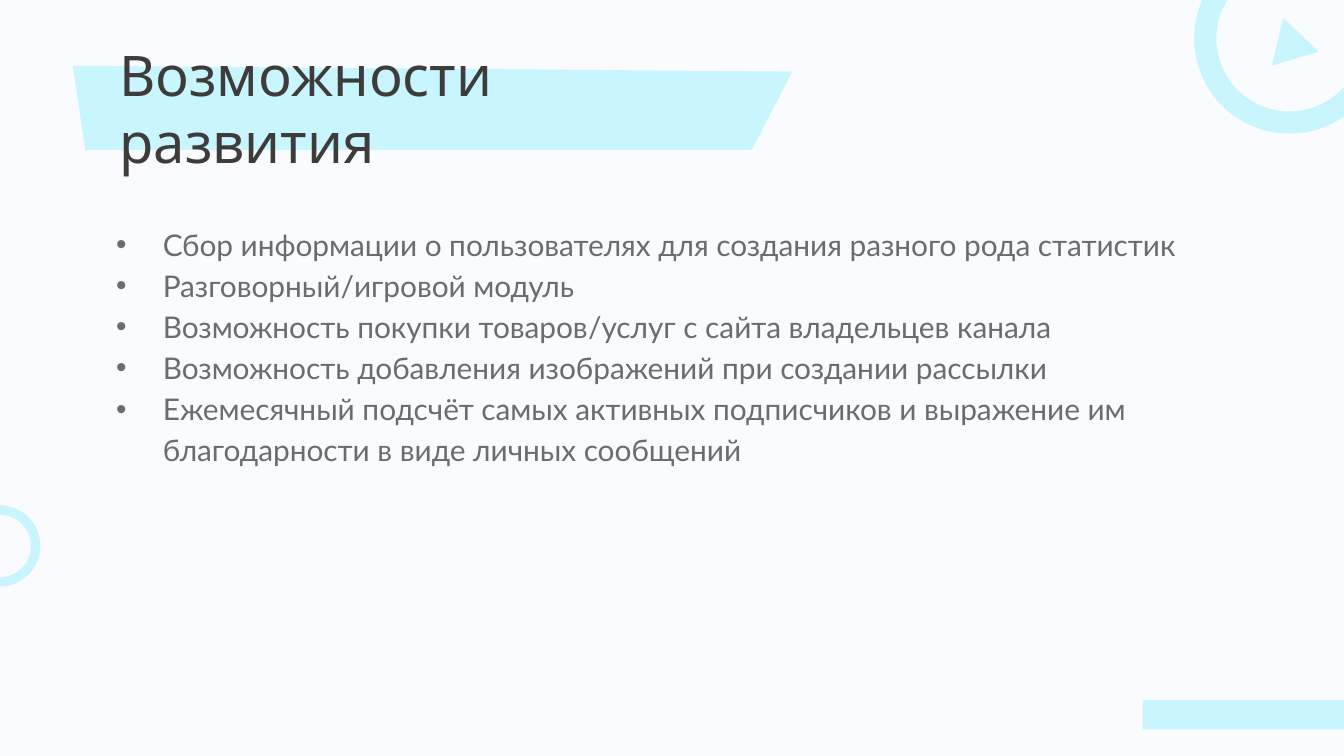
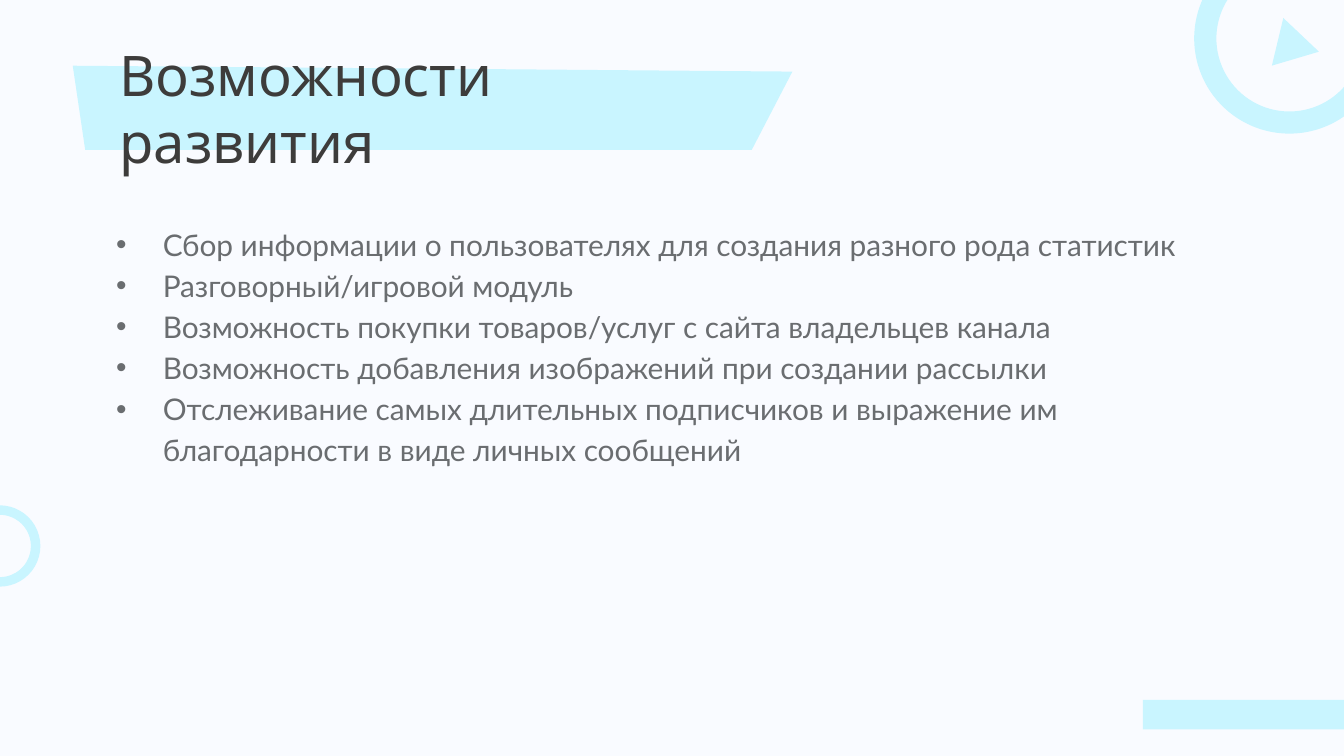
Before and after one commit to Kridi8606/TelegramBot, a slide deck: slide 5 of презентация бот.pptx. Drawn at 1344x756 pixels with LibreOffice and Linux fonts; fonts in the diff are those of the drawing. Boxes give left, top, right and bottom in pixels: in the first picture for what was removed or moved away, otherwise in the second. Text is boxed around its words. In the diff, an @@ line names an element or a change of style, - is before the commit and + after.

```diff
--- a/презентация бот.pptx
+++ b/презентация бот.pptx
@@ text at (163, 398, 1058, 466): text changed @@
-• Ежемесячный подсчёт самых активных подписчиков и выражение им благодарности в виде личных сообщений
+• Отслеживание самых длительных подписчиков и выражение им благодарности в виде личных сообщений
```
Also in this commit, not shown: 1 other slide changed, 3 other files.
